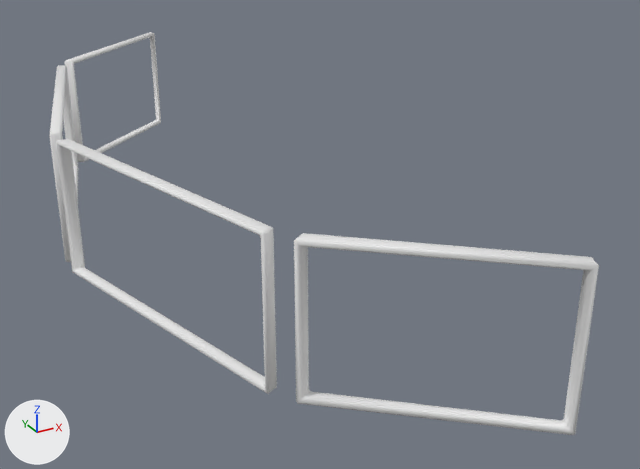
Before and after pictures for a commit that changed the FBX model Assets/Art/Models/Building/meshes/wallCurve03WindowFrame.fbx.
Rendered twice from a 50 mm lens placed at (-7.31, -20.42, 6.99), pointed at (-1.08, -9.11, 1.33). Arrows for +X, +Y and +Z are at lower left; the lights stay in place. Where no turn or scale is listed for an object, it has been applied to the vertices.

The first picture shows 'wallCurve03WindowFrame'.
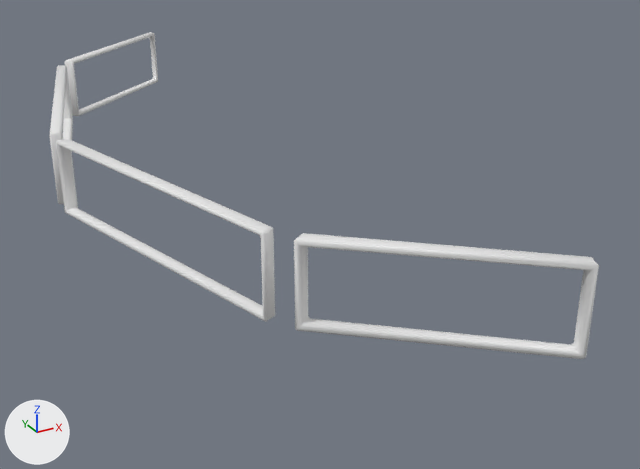
Commit message: Cutting windows
Windows cutted 1/2

Location of each change, [x1, y1, x2, y2] in pixels of the pictures (640 x 469 px; the box of a moved part takes in the faces that stretch with it):
```json
{"object": "wallCurve03WindowFrame", "change": "reshaped", "before": [49, 32, 599, 435], "after": [49, 32, 599, 359], "on screen": "19% shorter"}
{"part": 1, "of": "me_cylinder_005", "change": "moved or reshaped", "before": [53, 45, 592, 435], "after": [53, 45, 592, 359]}
```

The change, as JSON lines over the scene's bpy script:
```json
{"block": "me_cylinder_005", "where": "me_cylinder_005.from_pydata(...)  # 280 vertices, 324 faces; spans x -4.75..-0.88, y -14.7..-0.87, z 1.02..3.14"}
{"block": "me_cylinder_005", "where": "# used by ob_wallcurve03windowframe; location = (0.0, 0.0, 0.0)"}
{"block": "me_cylinder_005", "change": "me_cylinder_005 part 1: all 140 vertices in x -4.75..-0.88, y -14.7..-0.87, z 1.02..1.15 are moved by (0.0, 0.0, 0.98)"}
```
